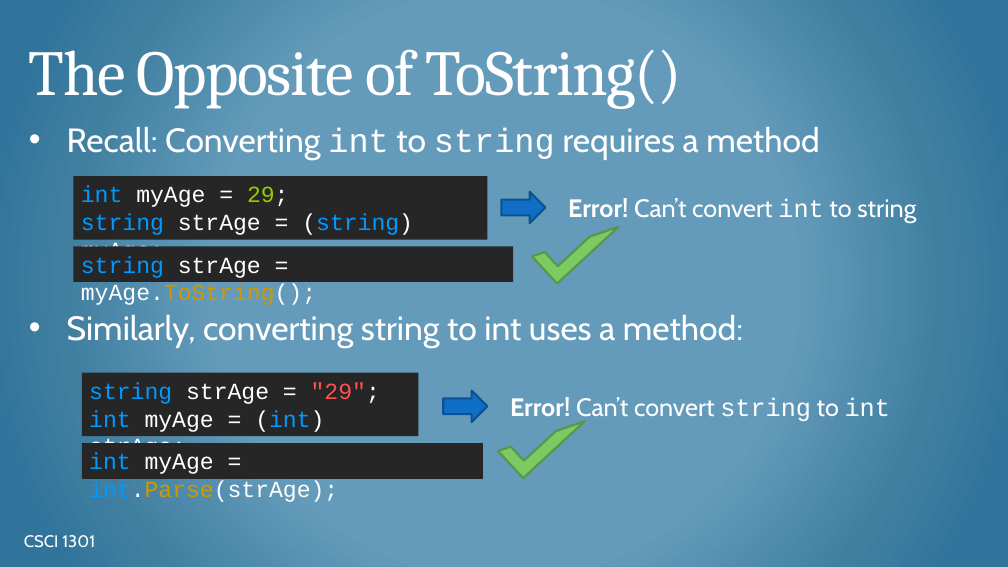
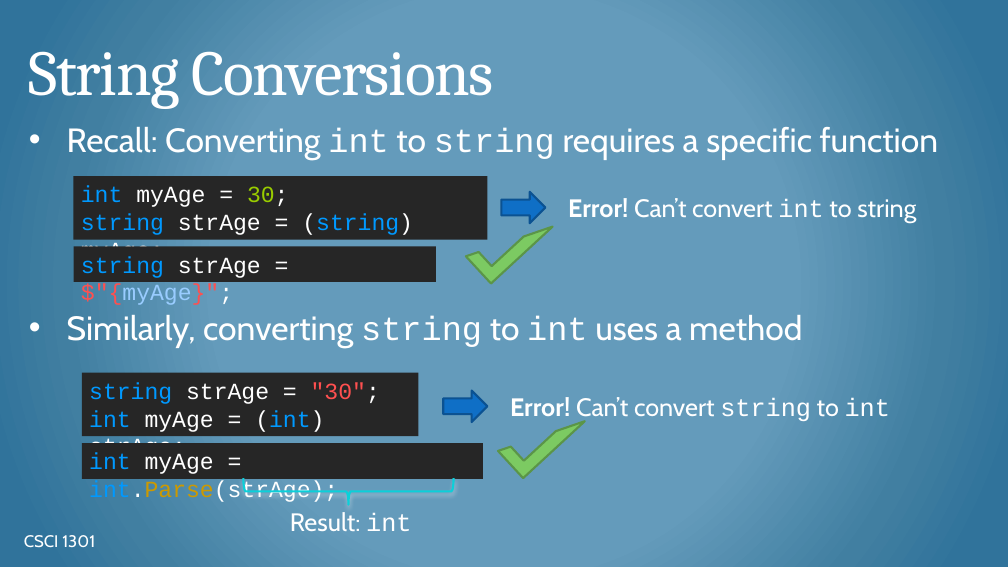
Before and after one commit to csci-1301/csci-1301.github.io, a slide deck: slide 8 of lectures/050_reading_and_displaying/Input-Output-Concatenation.pptx (slide 16 before the commit). Drawn at 1008x567 pixels with LibreOffice and Linux fonts; fonts in the diff are those of the drawing; background and template pictures are left out. Boxes give left, top, right and bottom in pixels: in the first picture for what was removed or moved away, otherwise in the second. Text is boxed around its words. In the diff, an @@ line names an element or a change of style, - is before the commit and + after.

```diff
--- a/lectures/050_reading_and_displaying/Input-Output-Concatenation.pptx
+++ b/lectures/050_reading_and_displaying/Input-Output-Concatenation.pptx
@@ title at (29, 52, 494, 109): text changed @@
-The Opposite of ToString()
+String Conversions
@@ text at (67, 127, 939, 348): text changed @@
-• Recall: Converting int to string requires a method
-• Similarly, converting string to int uses a method:
+• Recall: Converting int to string requires a specific function
+• Similarly, converting string to int uses a method
@@ text in rectangle at (81, 186, 289, 207): text changed @@
-int myAge = 29;
+int myAge = 30;
@@ half frame: place and size @@
-half frame at (532, 200, 618, 284)
+half frame at (466, 200, 553, 284)
@@ rectangle "string strAge = $"{myAge}";": place and size @@
-rectangle "string strAge = $"{myAge}";" at (73, 247, 513, 282)
+rectangle "string strAge = $"{myAge}";" at (73, 247, 436, 282)
@@ text in rectangle at (81, 256, 261, 305): text changed @@
-string strAge = myAge.ToString();
+string strAge = $"{myAge}";
@@ text in rectangle at (89, 382, 380, 404): text changed @@
-string strAge = "29";
+string strAge = "30";
@@ left brace added at (243, 478, 453, 505), outline #0BD0D9 2 pt @@
@@ text added at (290, 512, 411, 531), 24 pt, text #FFFFFF @@
+Result: int
```
Also in this commit, not shown: 9 other slides changed, 13 slides added, 1 slide removed, 1 other file.
